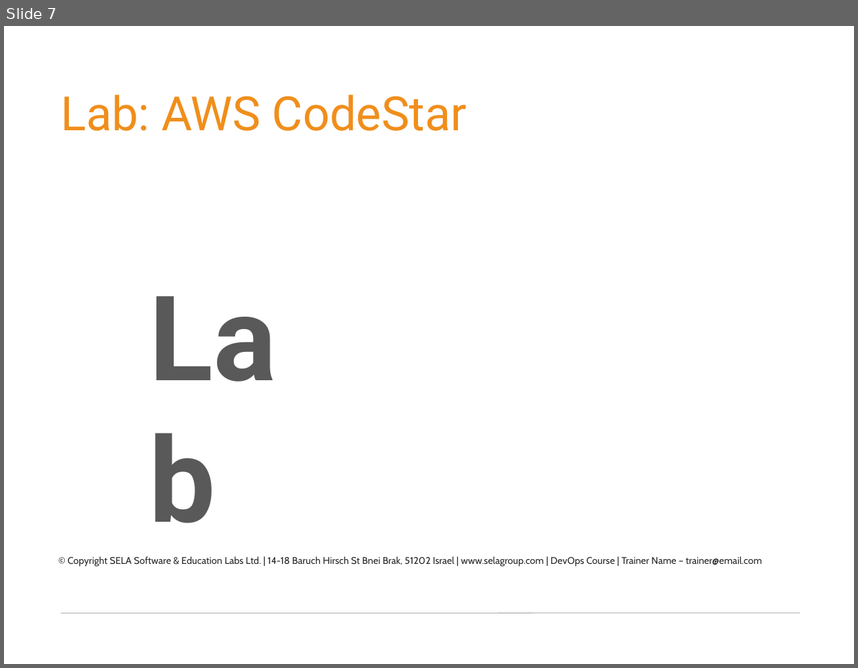
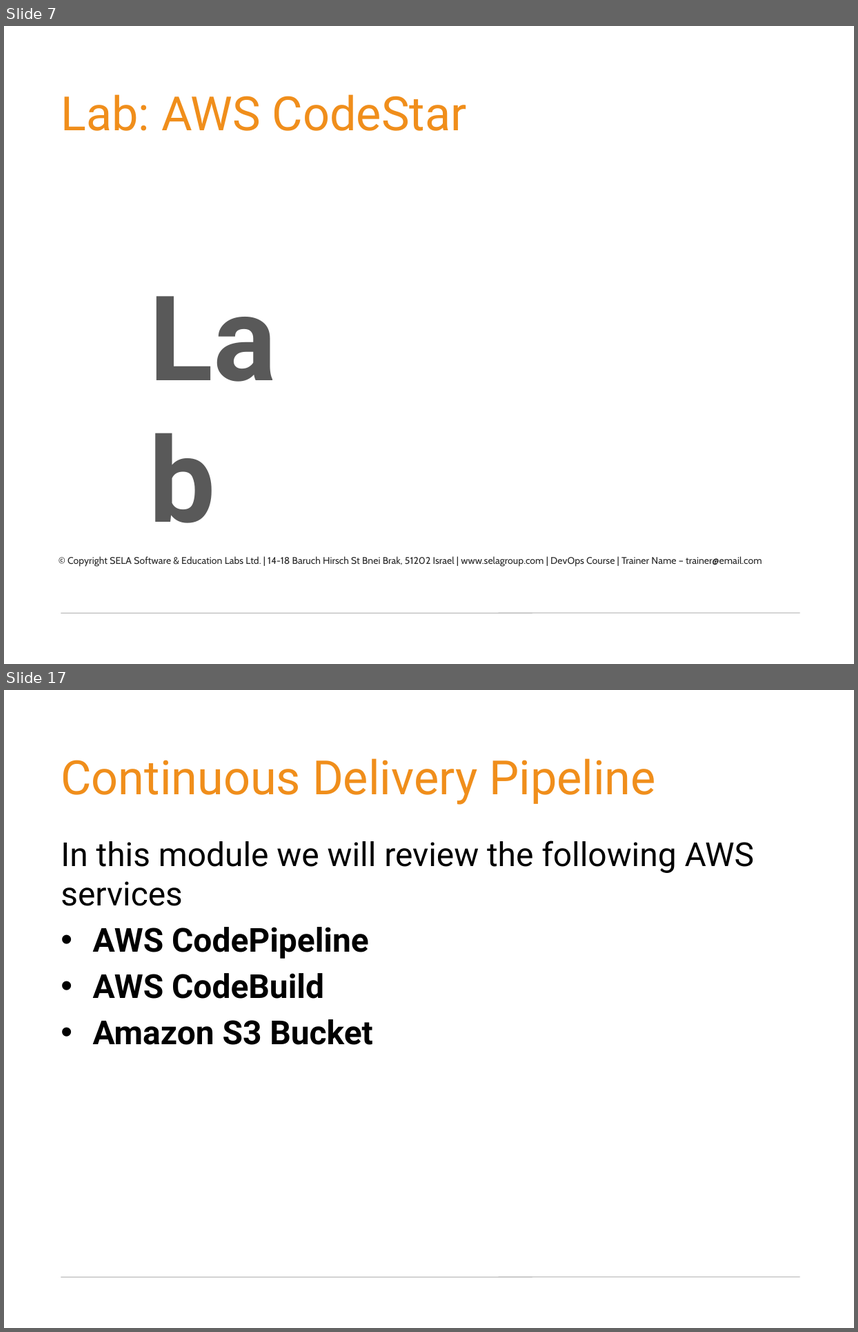
Before and after one commit to germanilia/AWS-MicroServices-Lmabda, a slide deck: Module 04 Building a CI:CD pipeline for serverless applications within AWS (Lambda).pptx. Shown one above the other, each under a label of ours: slide 7 before the commit, slides 7 and 17 after it; the slides between them are not shown. The pictures are 858x668 and 858x1332 pixels, drawn with LibreOffice and Linux fonts; fonts in the diff are those of the drawing; background and template pictures are left out. Boxes give left, top, right and bottom in pixels: in the first picture for what was removed or moved away, otherwise in the second. Text is boxed around its words. In the diff, an @@ line names an element or a change of style, - is before the commit and + after.

```diff
--- a/Module 04 Building a CI:CD pipeline for serverless applications within AWS (Lambda).pptx
+++ b/Module 04 Building a CI:CD pipeline for serverless applications within AWS (Lambda).pptx
@@ slide 17 added at (4,690,854,1328), background picture (left out); not listed: 1 template element that a slide beside it also shows @@
@@ title added at (61,758,656,805), 40 pt, text #F08E1B @@
+Continuous Delivery Pipeline
@@ text added at (61,840,755,1045), 28 pt, text #000000 @@
+In this module we will review the following AWS services
+• AWS CodePipeline
+• AWS CodeBuild
+• Amazon S3 Bucket
```
Also in this commit, not shown: 14 other slides added, 19 other files.
